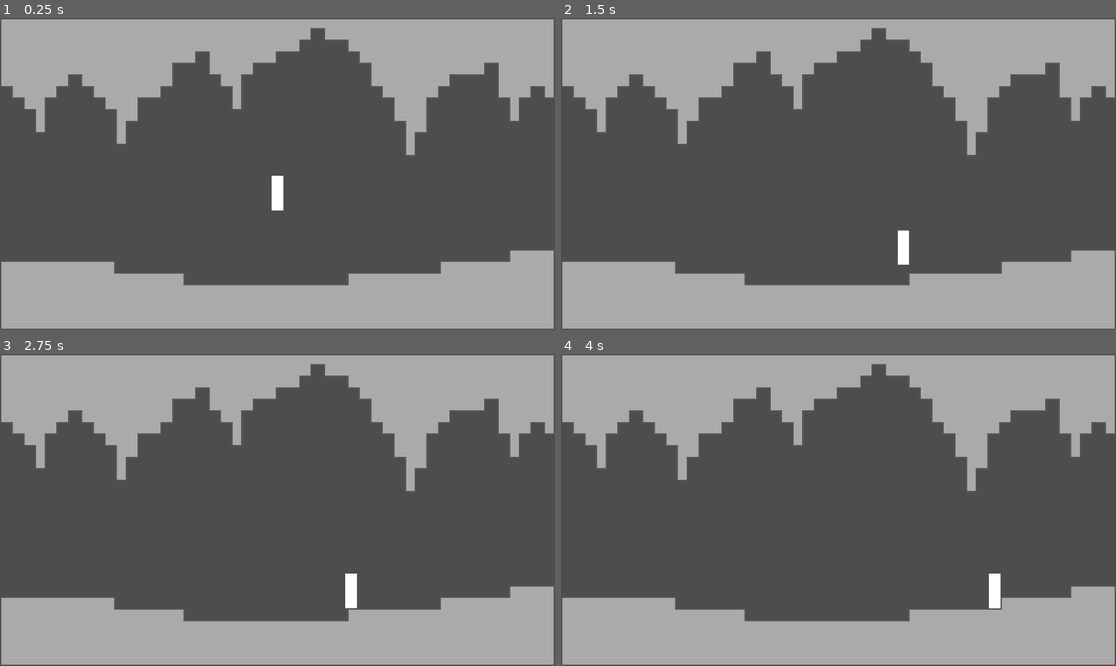
Above: before the commit, frames 1-4 (two rows, left to right).
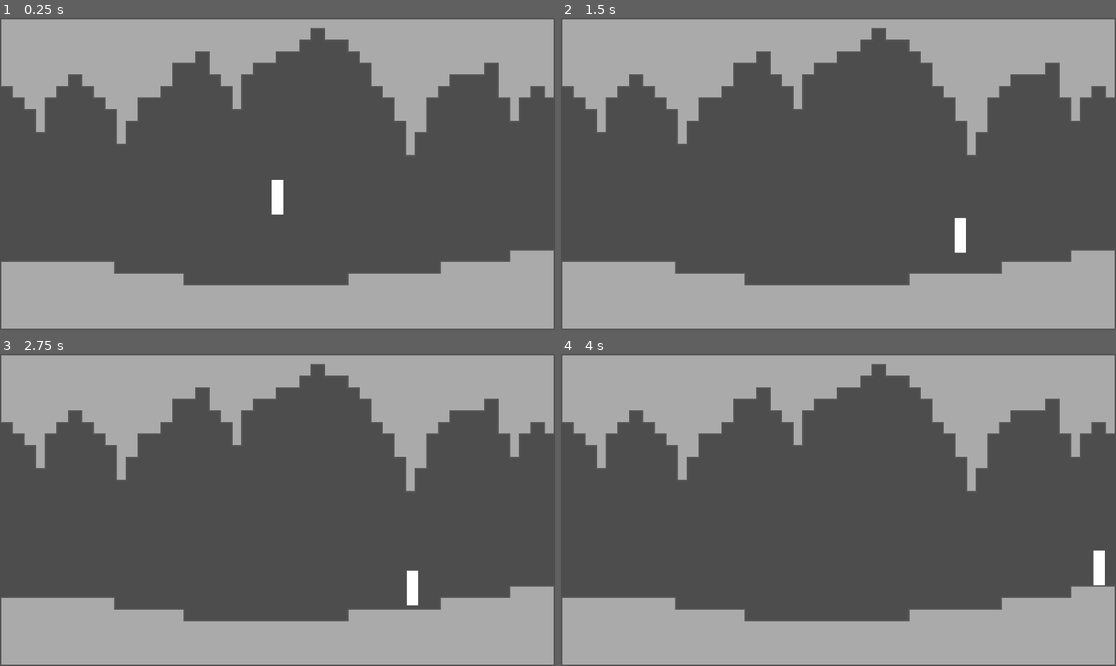
Above: after the commit, the same moments.

Repository: Crafter549/Action-Game-Hackathon
Game: Godot game, scene res://main.tscn
Same seed, same stepped clock (60 frames per second), same inputs: the game is played once before the commit and once after it.
Inputs:
- Up to frame 1 (0.25 s): no input
- Up to frame 2 (1.5 s): hold W (jump) 0.53-1.28 s; hold D (move_right) from 0.53 s (still down); tap W (jump) at 1.35 s
- Up to frame 3 (2.75 s): tap W (jump) at 1.52, 1.82 s; release D (move_right) at 2.03 s; hold A (move_left) from 2.03 s (still down); hold W (jump) from 2.03 s (still down)
- Up to frame 4 (4 s): release A (move_left) at 2.78 s; release W (jump) at 2.78 s; hold D (move_right) from 2.78 s (still down); tap W (jump) at 2.85, 3.02, 3.32 s; hold W (jump) from 3.53 s (still down)

The runs differ from the first frame. In frame 1, less than 0.1% of the frame differs, in the area x 48-52%, y 50-64%; in frame 2, 0.5%; in frame 3, 0.5%, in the area x 62-76%, y 69-82%; in frame 4, 0.5%.

Commit message:
Added jump buffering, coyote time, and variable jump height

Diff:
--- a/action-game-hackathon/player.gd
+++ b/action-game-hackathon/player.gd
@@ -6,9 +6,13 @@
 @export var xDec = 100 # tiles / second^2
 @export var maxXVel = 12 # tiles / second
 
-@export var gravity = 50 # tiles / second^2
-@export var jumpVel = 16 # tiles / second
-@export var maxYVel = 24 # tiles / second
+@export var gravity = 60 # tiles / second^2
+@export var jumpVel = 15 # tiles / second
+@export var maxYVel = 20 # tiles / second
+
+var groundedTimer = INF
+var jumpInputTimer = INF
+var jumpTimer = INF
 
 func _physics_process(delta):
 	var acc = Vector2(0, 0) # tiles / second^2
@@ -40,8 +44,23 @@
 
 	acc.y = gravity
 
-	if is_on_floor() && Input.is_action_just_pressed("jump"):
+	if is_on_floor():
+		groundedTimer = 0
+	if Input.is_action_just_pressed("jump"):
+		jumpInputTimer = 0
+	if groundedTimer <= 0.1 && jumpInputTimer <= 0.1:
+		groundedTimer = INF
+		jumpInputTimer = INF
+		jumpTimer = 0
+
+	if jumpTimer <= 0.15 && Input.is_action_pressed("jump"):
 		vel.y = -jumpVel
+	else:
+		jumpTimer = INF
+
+	groundedTimer += delta
+	jumpInputTimer += delta
+	jumpTimer += delta
 
 	vel += acc * delta
 	vel.x = clamp(vel.x, -maxXVel, maxXVel)
